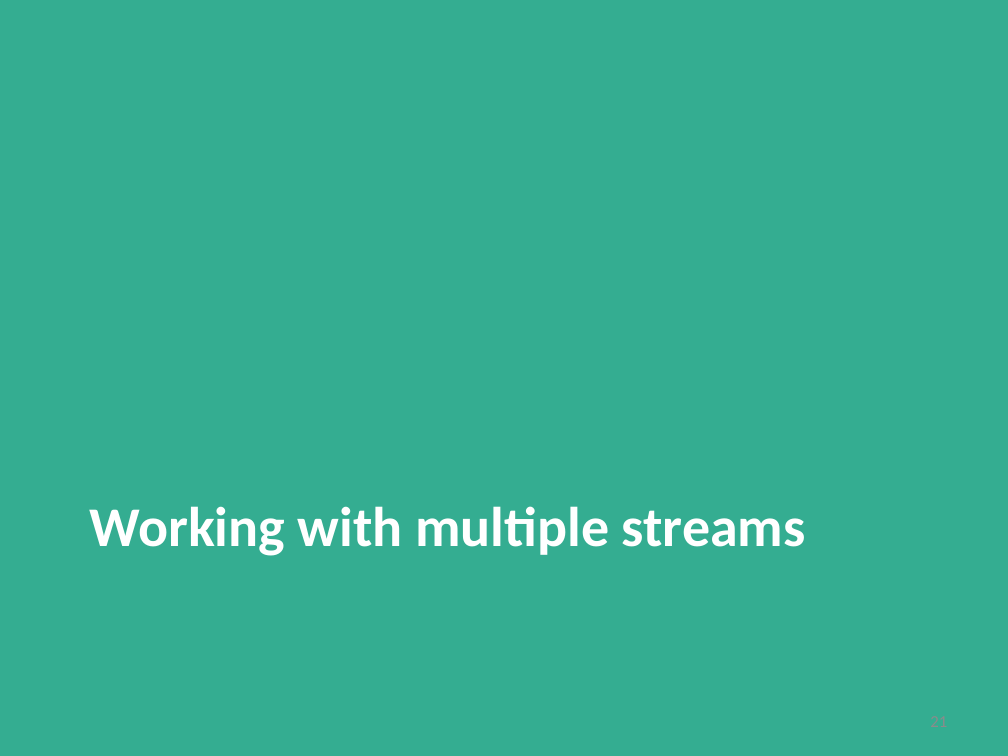
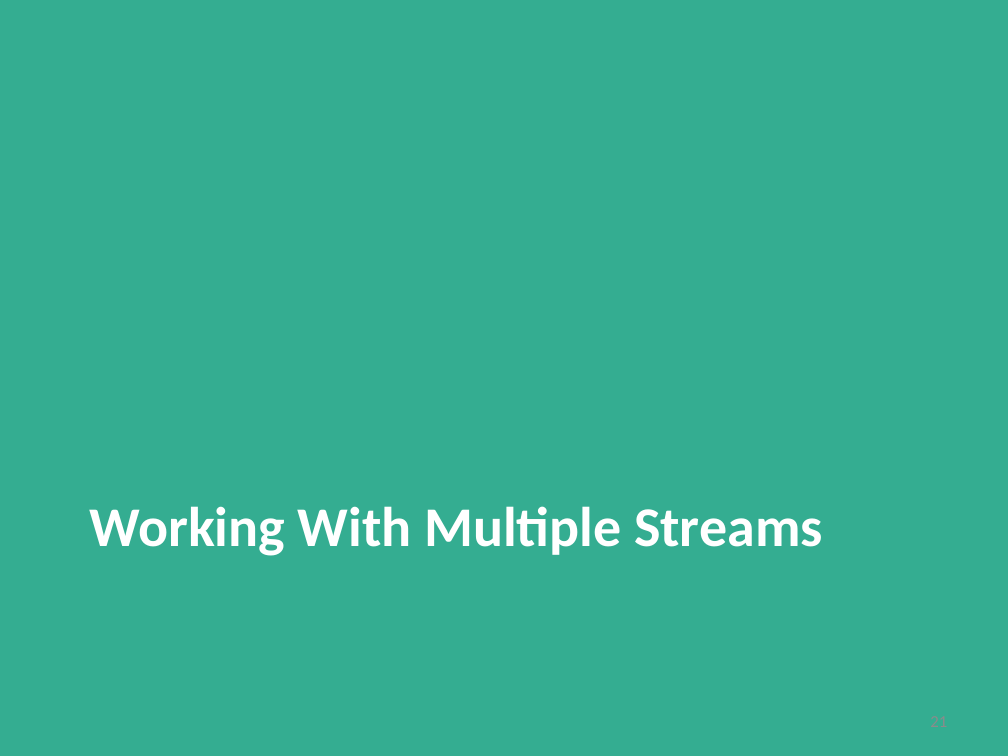
Before and after one commit to dataArtisans/flink-training-web, a slide deck: slide 21 of slides/flink_stream_advanced.pptx. Drawn at 1008x756 pixels with LibreOffice and Linux fonts; fonts in the diff are those of the drawing. Boxes give left, top, right and bottom in pixels: in the first picture for what was removed or moved away, otherwise in the second. Text is boxed around its words. In the diff, an @@ line names an element or a change of style, - is before the commit and + after.

Commit message:
Fix alignment and Capitalisation in Stream Training Slides

```diff
--- a/slides/flink_stream_advanced.pptx
+++ b/slides/flink_stream_advanced.pptx
@@ title at (90,506,823,556): text changed @@
-Working with multiple streams
+Working With Multiple Streams
```
Also in this commit, not shown: 19 other slides changed, 3 other files.
